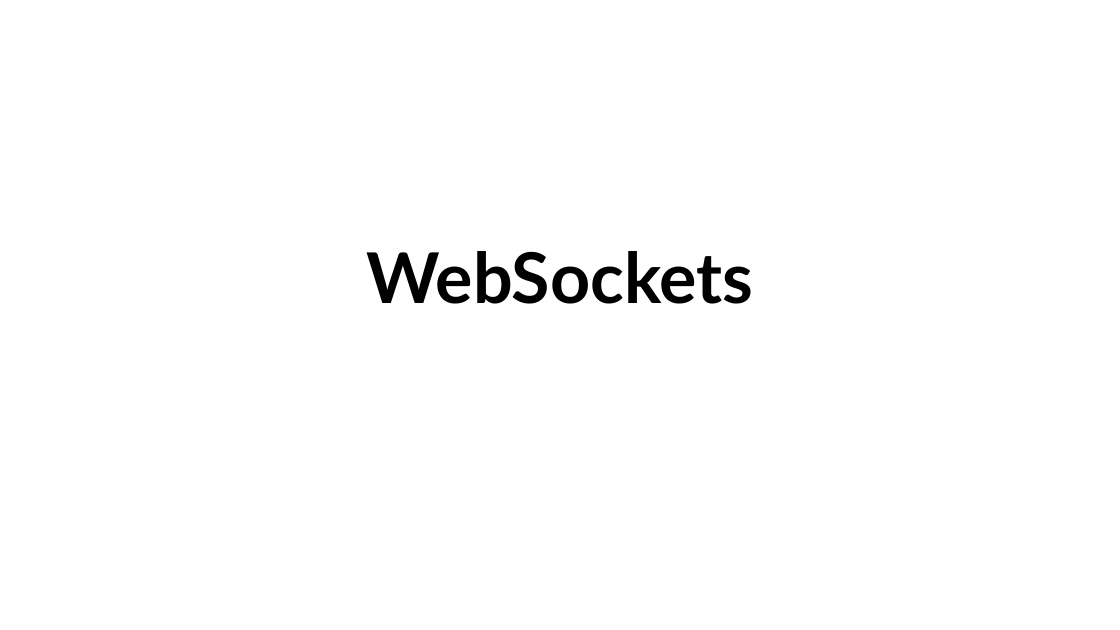
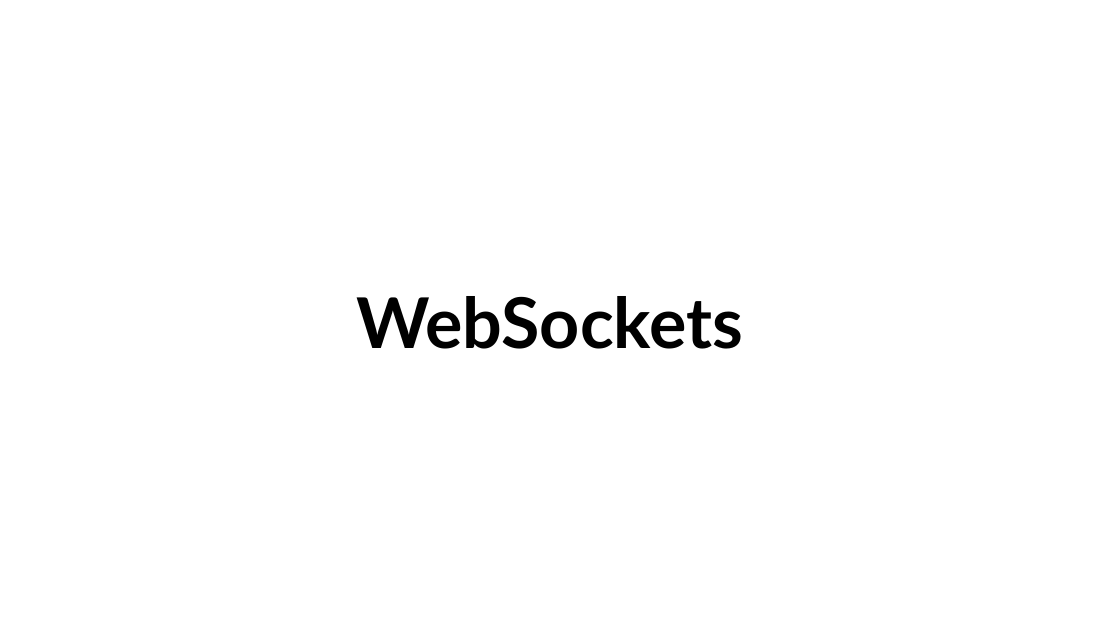
Before and after one commit to aldebarran22/CURSO_CPP_SERVICIOS_30H, a slide deck: slide 52 of doc/3_Comunicacion_microservicios_C++.pptx (slide 37 before the commit). Drawn at 1120x630 pixels with LibreOffice and Linux fonts; fonts in the diff are those of the drawing. Boxes give left, top, right and bottom in pixels: in the first picture for what was removed or moved away, otherwise in the second. Text is boxed around its words. In the diff, an @@ line names an element or a change of style, - is before the commit and + after.

```diff
--- a/doc/3_Comunicacion_microservicios_C++.pptx
+++ b/doc/3_Comunicacion_microservicios_C++.pptx
@@ title "WebSockets" moved from (x1=366, y1=251, x2=753, y2=304) to (x1=356, y1=296, x2=743, y2=349) @@
```
Also in this commit, not shown: 2 other slides changed, 15 slides added, 31 other files.
